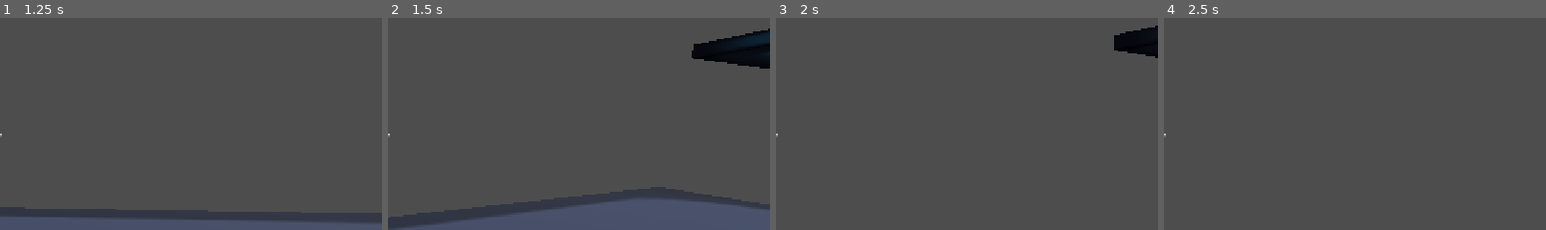
Above: before the commit, frames 1-4 (left to right).
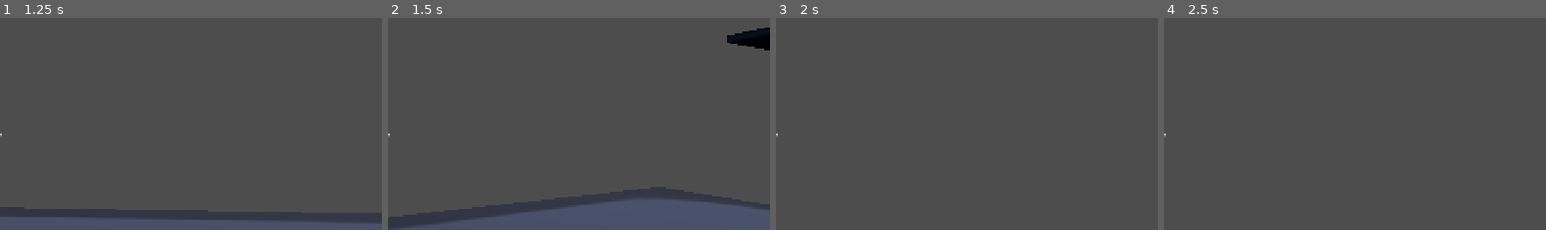
Above: after the commit, the same moments.

Repository: Camubermu/mision-helio-3
Game: Godot game, scene res://scenes/main.tscn
Two runs of this game, one before a commit and one after it. Both use one fixed random seed, a clock stepped at 60 frames per second and the inputs below. The engine's default icon, where the game draws it, is replaced by a stand-in: a white triangle on a blue panel in a dark square.
Inputs (mouse positions are % of the whole screen's width and height, from its top left):
- Up to frame 1 (1.25 s): tap Enter at 0.5 s; move the mouse to (49, 51) at 0.52 s; hold W (forward) from 0.53 s (still down)
- Up to frame 2 (1.5 s): keep holding W (forward); move the mouse to (57, 51) at 1.27 s
- Up to frame 3 (2 s): keep holding W (forward)
- Up to frame 4 (2.5 s): keep holding W (forward); move the mouse to (42, 48) at 2.02 s
The pictures show only the part of the screen within x 50-100%, y 22-72%; the shares and areas given below are measured in that part.

Frame 1 is identical in both runs. In frame 2, 2.3% of the frame differs, in the area x 79-100%, y 4-24%; in frame 3, 1.3%; in frame 4, nothing differs.

Commit message:
Updated test baseplate

Diff:
--- a/scenes/main.tscn
+++ b/scenes/main.tscn
@@ -59,16 +59,26 @@
 [node name="player" parent="." unique_id=332937270 instance=ExtResource("2_0wfyh")]
 transform = Transform3D(1, 0, 0, 0, 1, 0, 0, 0, 1, 0, 1.5144296, 0)
 
-[node name="MeshInstance3D2" type="MeshInstance3D" parent="." unique_id=1168595001]
-transform = Transform3D(15, 0, 0, 0, 1, 0, 0, 0, 15, 36.140347, 7.5073757, -8.805583)
+[node name="StaticBody3D" type="StaticBody3D" parent="." unique_id=704943430]
+transform = Transform3D(1, 0, 0, 0, 1, 0, 0, 0, 1, 0, 1.474, 0)
+
+[node name="MeshInstance3D2" type="MeshInstance3D" parent="StaticBody3D" unique_id=1168595001]
+transform = Transform3D(6.0878587, 0.03758998, 0, 3.8596914, -0.059290357, 0, 0, 0, 3.2806492, 8.047358, 0.82359505, -0.35367632)
 mesh = SubResource("BoxMesh_153fh")
+skeleton = NodePath("../..")
 
-[node name="CollisionShape3D" type="CollisionShape3D" parent="MeshInstance3D2" unique_id=913177664]
+[node name="CollisionShape3D" type="CollisionShape3D" parent="StaticBody3D" unique_id=913177664]
+transform = Transform3D(6.0878587, 0.03758998, 0, 3.8596914, -0.059290357, 0, 0, 0, 3.2806492, 8.047358, 0.82359505, -0.35367632)
 shape = SubResource("BoxShape3D_153fh")
 
-[node name="MeshInstance3D3" type="MeshInstance3D" parent="." unique_id=889422549]
-transform = Transform3D(15, 0, 0, 0, 1, 0, 0, 0, 15, 79.939285, 25.216297, -6.202505)
+[node name="StaticBody3D2" type="StaticBody3D" parent="." unique_id=348352424]
+transform = Transform3D(1, 0, 0, 0, 1, 0, 0, 0, 1, 0, 1.492414, 0)
+
+[node name="MeshInstance3D3" type="MeshInstance3D" parent="StaticBody3D2" unique_id=889422549]
+transform = Transform3D(15, 0, 0, 0, 0.19299626, 0, 0, 0, 15, 18.58182, 2.6662927, -0.41721392)
 mesh = SubResource("BoxMesh_153fh")
+skeleton = NodePath("../..")
 
-[node name="CollisionShape3D" type="CollisionShape3D" parent="MeshInstance3D3" unique_id=1127331045]
+[node name="CollisionShape3D" type="CollisionShape3D" parent="StaticBody3D2" unique_id=1127331045]
+transform = Transform3D(15, 0, 0, 0, 0.19299626, 0, 0, 0, 15, 18.58182, 2.6693459, -0.41721392)
 shape = SubResource("BoxShape3D_153fh")
